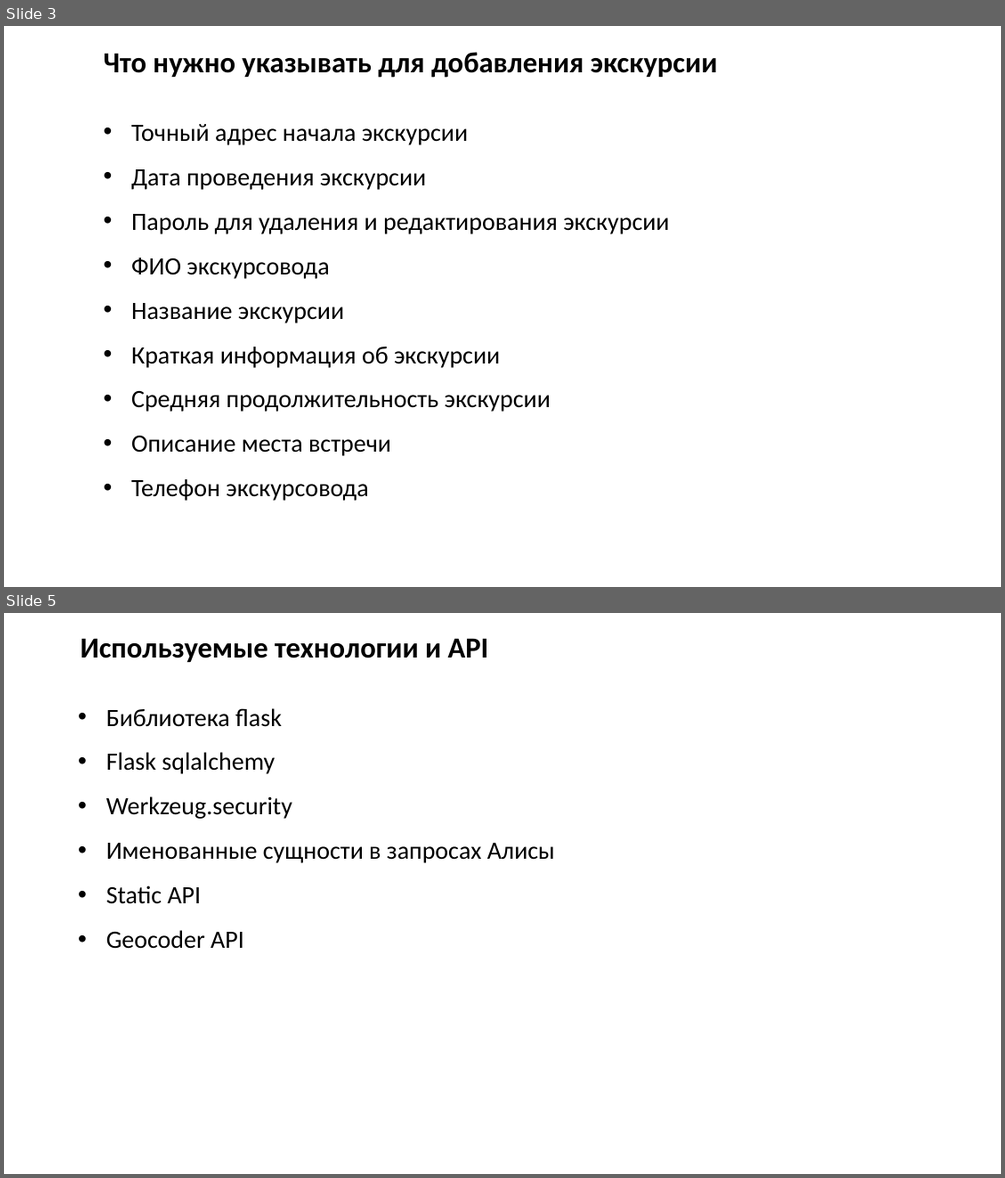
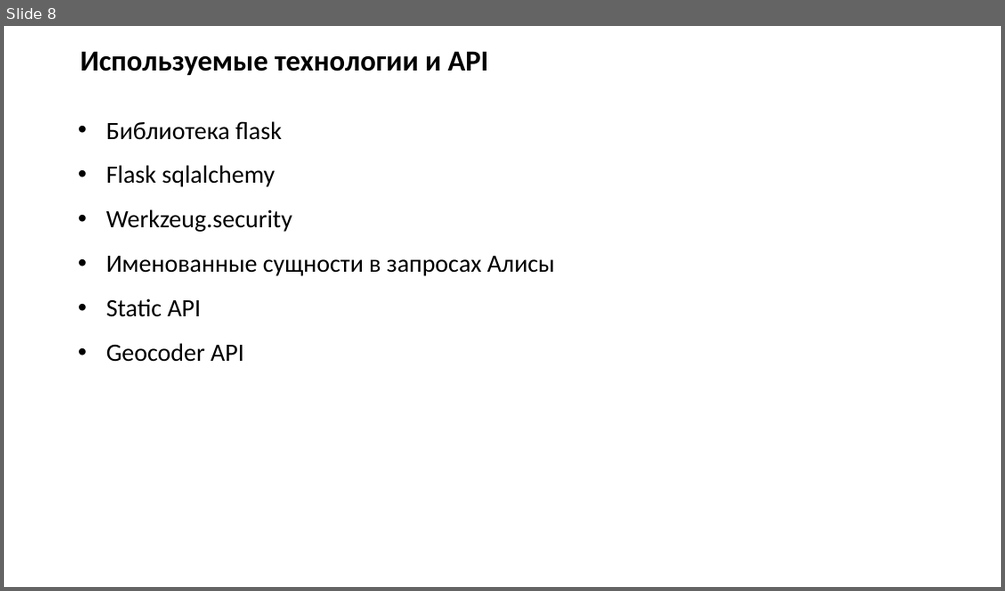
Before and after one commit to Neytrinoo/skillTour, a slide deck: presentation.pptx. Shown one above the other, each under a label of ours: slides 3 and 5 before the commit, slide 8 after it; the slides between them are not shown. The pictures are 1005x1178 and 1005x591 pixels, drawn with LibreOffice and Linux fonts; fonts in the diff are those of the drawing; background and template pictures are left out. Boxes give left, top, right and bottom in pixels: in the first picture for what was removed or moved away, otherwise in the second. Text is boxed around its words. In the diff, an @@ line names an element or a change of style, - is before the commit and + after.

```diff
--- a/presentation.pptx
+++ b/presentation.pptx
@@ slide 3 removed at [4, 26, 1001, 587], background picture (left out) @@
@@ text removed at [104, 52, 718, 78] @@
-Что нужно указывать для добавления экскурсии
@@ text removed at [131, 124, 669, 500] @@
-• Точный адрес начала экскурсии
-• Дата проведения экскурсии
-• Пароль для удаления и редактирования экскурсии
-• ФИО экскурсовода
-• Название экскурсии
-• Краткая информация об экскурсии
-• Средняя продолжительность экскурсии
-• Описание места встречи
-• Телефон экскурсовода
@@ what was slide 5 is now slide 8 @@
```
Also in this commit, not shown: 3 slides changed, 4 slides added, 1 other slide removed, 2 other files.
